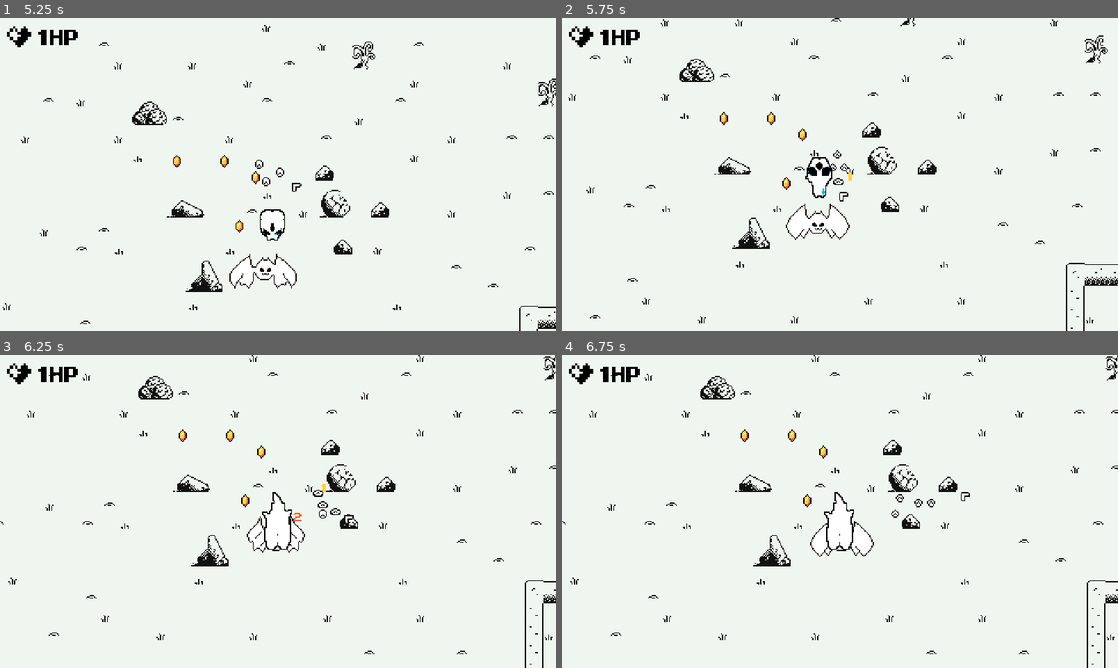
Above: before the commit, frames 1-4 (two rows, left to right).
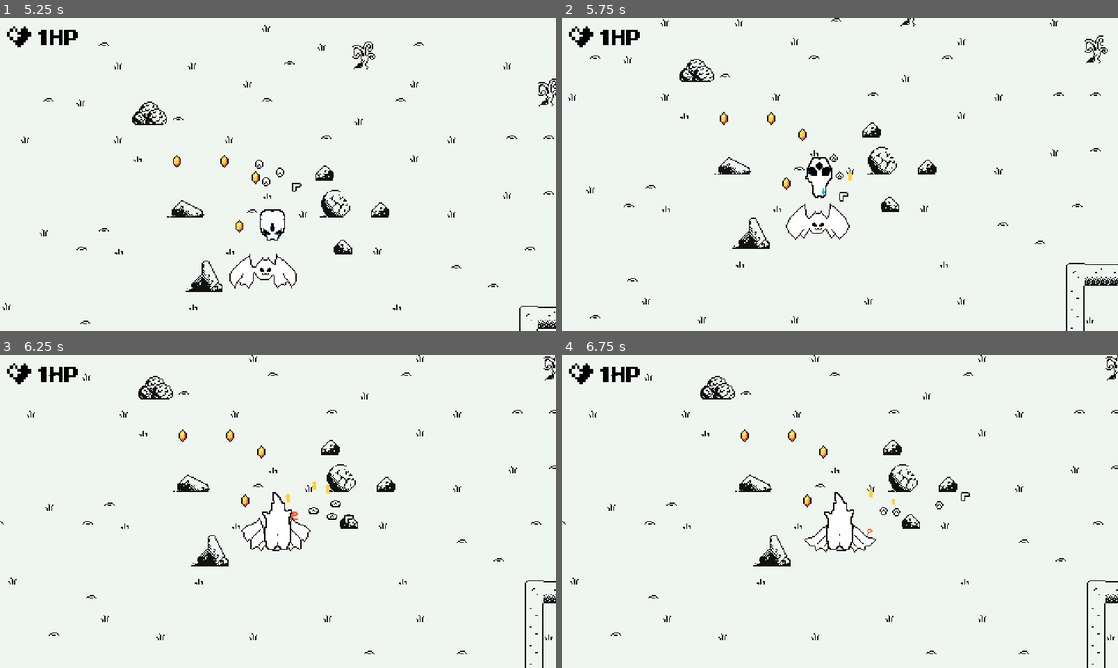
Above: after the commit, the same moments.

Repository: barssbekk/motherBaby
Game: Godot game, scene res://game.tscn
Two runs of this game, one before a commit and one after it. Both use one fixed random seed, a clock stepped at 60 frames per second and the inputs below. The engine's default icon, where the game draws it, is replaced by a stand-in: a white triangle on a blue panel in a dark square.
Inputs (mouse positions are in pixels of both pictures, inside the frame that each line leads up to):
- Up to frame 1 (5.25 s): move the mouse to (400, 158) at 0.52 s; hold Right (arrow_right) 0.53-1.28 s; tap Q (switch_baby_movement) every 1.5 s from 0.6 to 5.1 s; move the mouse to (166, 190) at 1.27 s; hold Down (arrow_down) 1.28-2.03 s; tap Shift (switch_camera) at 1.35, 2.85, 4.35 s; move the mouse to (333, 105) at 2.02 s; hold Right (arrow_right) 2.03-2.78 s; move the mouse to (250, 237) at 2.77 s; hold Up (arrow_up) 2.78-3.53 s; move the mouse to (444, 221) at 3.52 s; hold Left (arrow_left) 3.53-5.03 s; move the mouse to (111, 127) at 4.27 s; move the mouse to (305, 174) at 5.02 s; hold Down (arrow_down) from 5.03 s (still down)
- Up to frame 2 (5.75 s): keep holding Down (arrow_down)
- Up to frame 3 (6.25 s): move the mouse to (194, 433) at 5.77 s; release Down (arrow_down) at 5.78 s; hold Right (arrow_right) from 5.78 s (still down); tap Shift (switch_camera) at 5.85 s
- Up to frame 4 (6.75 s): move the mouse to (962, 495) at 6.52 s; release Right (arrow_right) at 6.53 s; hold Up (arrow_up) from 6.53 s (still down); tap Q (switch_baby_movement) at 6.6 s

Frame 1 is identical in both runs. In frame 2, less than 0.1% of the frame differs, in the area x 48-52%, y 42-54%; in frame 3, 0.4%, in the area x 43-62%, y 40-64%; in frame 4, 0.3%.

Commit message:
+balancing

Diff:
--- a/scenes/cyclop.tscn
+++ b/scenes/cyclop.tscn
@@ -249,10 +249,11 @@
 frame_progress = 0.873868
 
 [node name="HealthComponent" parent="." instance=ExtResource("5_3wadi")]
-max_Health = 10
+max_Health = 50
 
 [node name="DamageComponent" parent="." instance=ExtResource("6_56irx")]
 attack_speed = 2.0
+new_attack_damage = 10
 
 [node name="CollisionShape2D" type="CollisionShape2D" parent="."]
 position = Vector2(2, 0.75)
@@ -264,7 +265,7 @@
 health_component = NodePath("../HealthComponent")
 
 [node name="CollisionShape2D" type="CollisionShape2D" parent="HitboxComponent"]
-position = Vector2(1, 4.5)
+position = Vector2(1, 3)
 shape = SubResource("RectangleShape2D_w01pp")
 
 [connection signal="skeleton_attack" from="DamageComponent" to="." method="_on_damage_component_skeleton_attack"]
--- a/scenes/player.tscn
+++ b/scenes/player.tscn
@@ -438,7 +438,7 @@
 shape = SubResource("CapsuleShape2D_tqoir")
 
 [node name="birthBabyTimer" type="Timer" parent="."]
-wait_time = 5.0
+wait_time = 10.0
 autostart = true
 
 [node name="mamaTearTimer" type="Timer" parent="."]
--- a/scripts/cyclop.gd
+++ b/scripts/cyclop.gd
@@ -1,5 +1,6 @@
 extends CharacterBody2D
 
+var exp_scene = preload("res://scenes/expCrystal.tscn")
 @onready var player = get_node("/root/Game/Player")
 @onready var animated_sprite = $AnimatedSprite2D
 var is_chasing = false
@@ -37,6 +38,12 @@
 
 #Death Function called when health = 0
 func die():
+	var instance = exp_scene.instantiate()
+	var spawn_position := self.position
+	get_parent().add_child(instance)
+	instance.top_level = true
+	instance.position = spawn_position
+	instance.amount = 200
 	queue_free()
 
 
--- a/scripts/ghost.gd
+++ b/scripts/ghost.gd
@@ -1,5 +1,6 @@
 extends CharacterBody2D
 
+var exp_scene = preload("res://scenes/expCrystal.tscn")
 @onready var player = get_node("/root/Game/Player")
 @onready var animated_sprite = $AnimatedSprite2D
 var is_chasing = false
@@ -34,6 +35,12 @@
 
 #Death Function called when health = 0
 func die():
+	var instance = exp_scene.instantiate()
+	var spawn_position := self.position
+	get_parent().add_child(instance)
+	instance.top_level = true
+	instance.position = spawn_position
+	instance.amount = 25
 	queue_free()
 
 func _on_damage_component_skeleton_attack() -> void:
--- a/scripts/mob.gd
+++ b/scripts/mob.gd
@@ -1,4 +1,5 @@
 extends CharacterBody2D
+
 
 var exp_scene = preload("res://scenes/expCrystal.tscn")
 @onready var player = get_node("/root/Game/Player")
--- a/scripts/playerMovement.gd
+++ b/scripts/playerMovement.gd
@@ -97,7 +97,7 @@
 	if experience >= experiencerequired:
 		experience -= experiencerequired
 		level += 1
-		experiencerequired = 4 * pow(level, 2) + 50
+		experiencerequired = 8 * pow(level, 2) + 50
 		print("Level " + str(level) + "!    Exp required: " + str(experiencerequired))
 
 
--- a/scripts/skeleton_mob.gd
+++ b/scripts/skeleton_mob.gd
@@ -1,5 +1,6 @@
 extends CharacterBody2D
 
+var exp_scene = preload("res://scenes/expCrystal.tscn")
 @onready var player = get_node("/root/Game/Player")
 @onready var animated_sprite = $AnimatedSprite2D
 var is_chasing = false
@@ -36,6 +37,12 @@
 
 #Death Function called when health = 0
 func die():
+	var instance = exp_scene.instantiate()
+	var spawn_position := self.position
+	get_parent().add_child(instance)
+	instance.top_level = true
+	instance.position = spawn_position
+	instance.amount = 10
 	queue_free()
 
 
